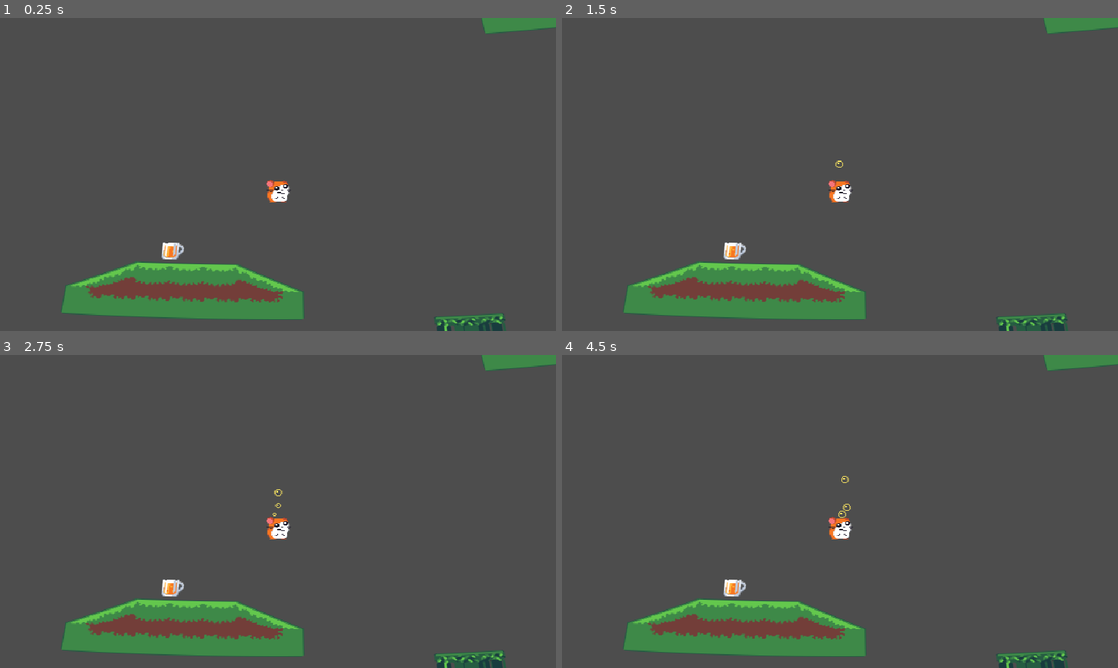
Above: before the commit, frames 1-4 (two rows, left to right).
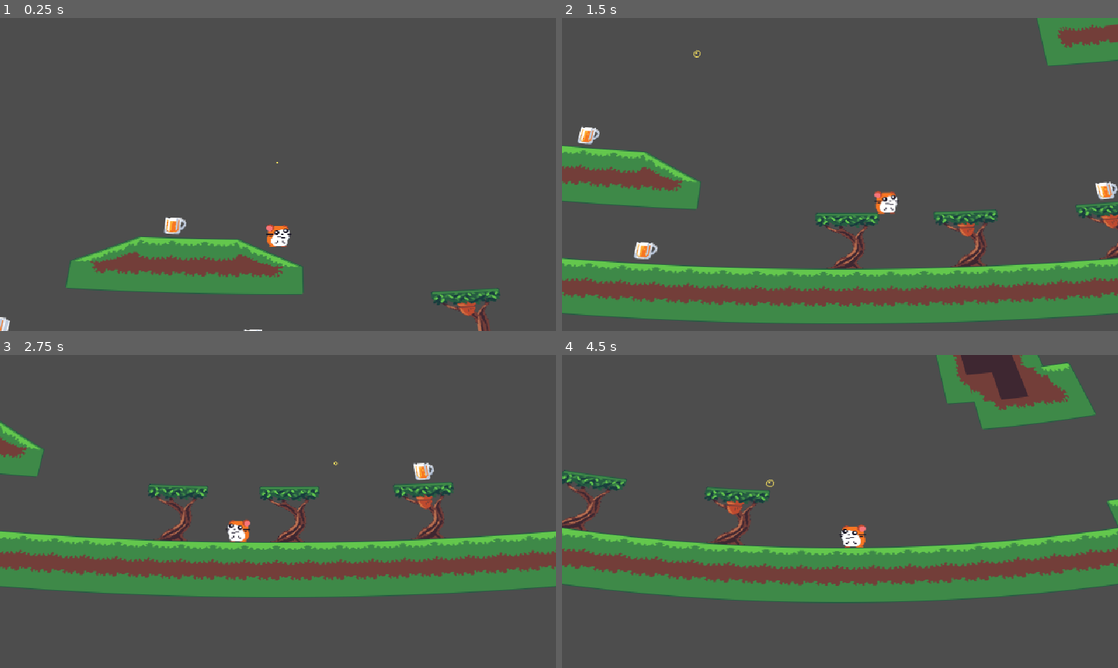
Above: after the commit, the same moments.

Repository: Codex112008/GMTK-2025-Game-Jam
Game: Godot game, scene res://Scenes/Game.tscn
Two runs of this game, one before a commit and one after it. Both use one fixed random seed, a clock stepped at 60 frames per second and the inputs below.
Inputs:
- Up to frame 1 (0.25 s): no input
- Up to frame 2 (1.5 s): hold D (right) from 0.53 s (still down); tap Space (jump) at 0.77 s
- Up to frame 3 (2.75 s): tap Space (jump) at 1.52 s; release D (right) at 2.03 s; hold A (left) from 2.03 s (still down)
- Up to frame 4 (4.5 s): release A (left) at 2.78 s; hold D (right) 2.78-4.28 s; tap Space (jump) at 3.02, 3.77 s; hold A (left) from 4.28 s (still down)

The runs differ from the first frame. In frame 1, 11% of the frame differs, in the area x 0-100%, y 0-100%; in frame 2, 23%; in frame 3, 29%; in frame 4, 32%.
Error before the commit: Parse Error: Identifier "time_rewinder" not declared in the current scope. (res://Scripts/PlayerController.gd:34)

Commit message:
FIXED MERGE CONFLICTS

Diff:
--- a/Scenes/Game.tscn
+++ b/Scenes/Game.tscn
@@ -23,12 +23,12 @@
 grow_horizontal = 2
 grow_vertical = 2
 
-[node name="Player" parent="." node_paths=PackedStringArray("instantiated_nodes", "curve_effect_rect", "camera") instance=ExtResource("3_j5yw3")]
+[node name="Player" parent="." node_paths=PackedStringArray("curve_effect_rect", "camera", "instantiated_nodes") instance=ExtResource("3_j5yw3")]
 position = Vector2(-24, -119)
 collision_layer = 2
-instantiated_nodes = NodePath("../InstantiatedNodes")
 curve_effect_rect = NodePath("../postproc_layer/curve_effect")
 camera = NodePath("camera2d")
+instantiated_nodes = NodePath("../InstantiatedNodes")
 
 [node name="camera2d" type="Camera2D" parent="Player"]
 position = Vector2(0, -16)
--- a/Scenes/Player.tscn
+++ b/Scenes/Player.tscn
@@ -1,8 +1,8 @@
-[gd_scene load_steps=7 format=3 uid="uid://d3mqa3yxkbmot"]
+[gd_scene load_steps=11 format=3 uid="uid://d3mqa3yxkbmot"]
 
 [ext_resource type="Script" uid="uid://8xaa7lu46t4g" path="res://Scripts/PlayerController.gd" id="1_kyqiw"]
-[ext_resource type="PackedScene" uid="uid://de5all3ajrwck" path="res://Scenes/ThrownNut.tscn" id="2_dewec"]
 [ext_resource type="Texture2D" uid="uid://0i7ikncgmjds" path="res://Sprites/Player/hamster.png" id="2_kyqiw"]
+[ext_resource type="PackedScene" path="res://Scenes/ThrownNut.tscn" id="2_nn08x"]
 [ext_resource type="Texture2D" uid="uid://c7x3ukwuxcs7o" path="res://Sprites/Particles/drunk_particles.png" id="3_gntrk"]
 [ext_resource type="Script" uid="uid://babpw2llhagpv" path="res://addons/TimeRewinder/rewinder.gd" id="4_5ixxa"]
 [ext_resource type="Script" uid="uid://25uq6brcn0fn" path="res://addons/TimeRewinder/rewind_property.gd" id="5_nn08x"]
@@ -40,11 +40,18 @@
 acceleration = 7.0
 friction = 4.0
 max_nut_count = 5
+thrown_nut = ExtResource("2_nn08x")
 coyote_timer = NodePath("Timers/CoyoteTimer")
 jump_buffer_timer = NodePath("Timers/JumpBufferTimer")
 short_jump_timer = NodePath("Timers/ShortJumpTimer")
 my_sprite = NodePath("AnimatedSprite2D")
 drunk_particles = NodePath("DrunkParticles")
+time_rewinder = NodePath("Rewinder")
+
+[node name="Rewinder" type="Node" parent="."]
+script = ExtResource("4_5ixxa")
+rewind_resources = Array[ExtResource("5_nn08x")]([SubResource("Resource_52ee3")])
+metadata/_custom_type_script = "uid://babpw2llhagpv"
 
 [node name="CollisionShape2D" type="CollisionShape2D" parent="."]
 position = Vector2(0, 4.5)
--- a/Scripts/PlayerController.gd
+++ b/Scripts/PlayerController.gd
@@ -17,16 +17,20 @@
 @export var beer_needed : int = 6
 var beer_collected : int = 0
 
+@export var thrown_nut : PackedScene
+
 @export_group("References")
 @export var coyote_timer : Timer
 @export var jump_buffer_timer : Timer
 @export var short_jump_timer : Timer
 @export var my_sprite : AnimatedSprite2D
 @export var drunk_particles : CPUParticles2D
+@export var time_rewinder : Rewinder
 
 @export_group("OOC References")
 @export var curve_effect_rect : CanvasItem
 @export var camera : Camera2D
+@export var instantiated_nodes : Node2D
 
 func _ready():
 	curve_shader_radius = (curve_effect_rect.material as ShaderMaterial).get_shader_parameter("radius")
